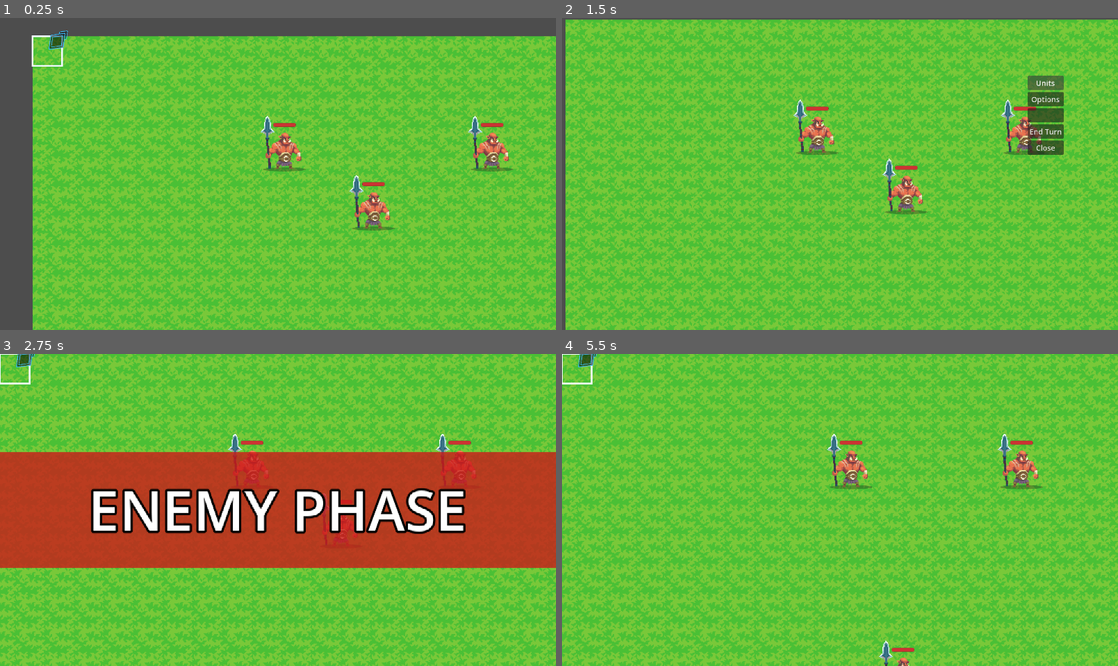
Above: before the commit, frames 1-4 (two rows, left to right).
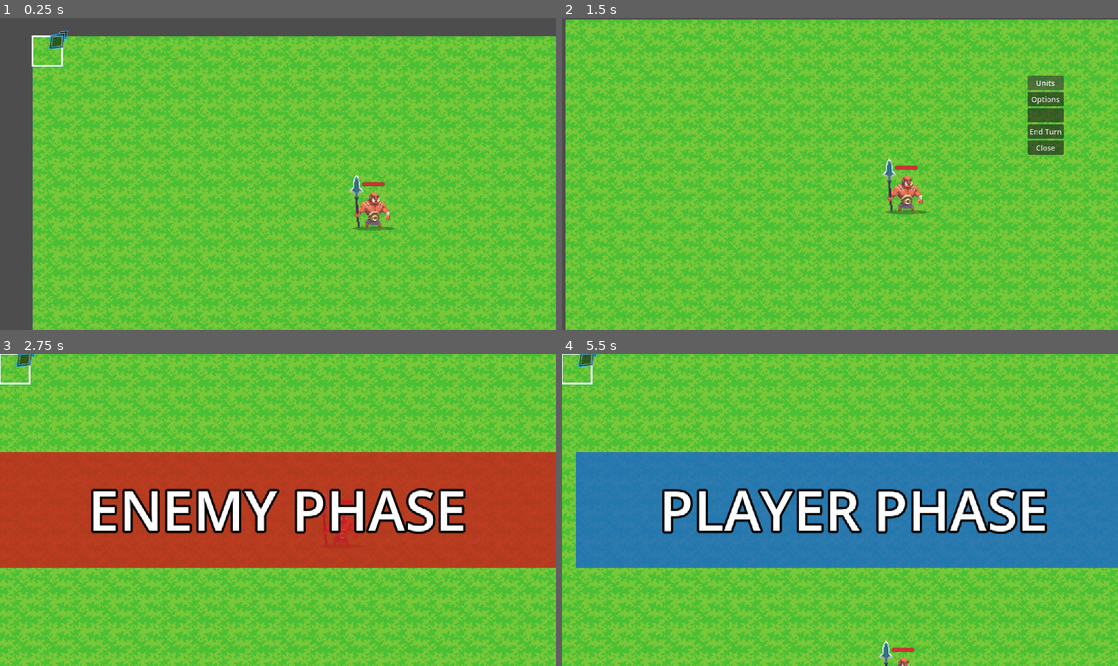
Above: after the commit, the same moments.

Repository: TheKangGaming/bloomblight
Game: Godot game, scene res://scenes/level/CombatMap_1.tscn
The game is run twice, just before and just after one commit, with the same random seed, the same clock (stepped at 60 frames per second) and the same inputs. This scene is started directly instead of the project's main scene.
Inputs (mouse positions are in pixels of both pictures, inside the frame that each line leads up to):
- Up to frame 1 (0.25 s): no input
- Up to frame 2 (1.5 s): tap Enter (menu_toggle) at 0.5 s; move the mouse to (962, 158) at 0.52 s; hold D (right) 0.53-1.25 s; tap Space (action) at 0.6 s; click (962, 158) at 0.67 s; click "Units" at 1.25 s
- Up to frame 3 (2.75 s): click "End Turn" at 2 s
- Up to frame 4 (5.5 s): move the mouse to (728, 525) at 2.77 s; hold S (down) 2.78-3.53 s; click (728, 525) at 2.85 s; tap E (confirm) at 3.5 s; move the mouse to (895, 441) at 3.52 s; hold D (right) 3.53-4.28 s; hold E (confirm) 3.53-4.28 s; move the mouse to (812, 572) at 4.27 s; hold 1 (tool_forward) 4.28-5.03 s; tap Shift (run) at 4.35 s; click (812, 572) at 4.42 s; move the mouse to (1006, 556) at 5.02 s; hold A (left) from 5.03 s (still down); hold Mouse wheel down (tool_backward) from 5.03 s (still down)

The runs differ from the first frame. In frame 1, 1.3% of the frame differs, in the area x 46-93%, y 31-50%; in frame 2, 1.2%; in frame 3, 0.6%; in frame 4, 37%, in the area x 2-100%, y 25-69%.

Commit message:
Update CombatMap_1.tscn

Diff:
--- a/scenes/level/CombatMap_1.tscn
+++ b/scenes/level/CombatMap_1.tscn
@@ -349,30 +349,6 @@
 max_hp = 15
 mov = 3
 
-[sub_resource type="Resource" id="Resource_hejk3"]
-script = ExtResource("16_vtv1r")
-display_name = "Orc"
-class_data = ExtResource("13_vtv1r")
-metadata/_custom_type_script = "uid://dinfajkodigdx"
-
-[sub_resource type="Resource" id="Resource_t05iy"]
-script = ExtResource("13_d3c05")
-hp = 15
-max_hp = 15
-mov = 3
-
-[sub_resource type="Resource" id="Resource_efnms"]
-script = ExtResource("16_vtv1r")
-display_name = "Orc"
-class_data = ExtResource("13_vtv1r")
-metadata/_custom_type_script = "uid://dinfajkodigdx"
-
-[sub_resource type="Resource" id="Resource_x18w8"]
-script = ExtResource("13_d3c05")
-hp = 15
-max_hp = 15
-mov = 3
-
 [sub_resource type="Resource" id="Resource_yjnxd"]
 script = ExtResource("16_vtv1r")
 display_name = "Savannah"
@@ -471,21 +447,10 @@
 character_data = SubResource("Resource_ddai4")
 current_stats = SubResource("Resource_mwyqx")
 
-[node name="Orc2" parent="GameBoard" unique_id=1345977684 instance=ExtResource("11_qga0l")]
-position = Vector2(272, 143)
-character_data = SubResource("Resource_hejk3")
-current_stats = SubResource("Resource_t05iy")
-
-[node name="Orc3" parent="GameBoard" unique_id=1083859874 instance=ExtResource("11_qga0l")]
-position = Vector2(509, 147)
-character_data = SubResource("Resource_efnms")
-current_stats = SubResource("Resource_x18w8")
-
 [node name="Savannah" parent="GameBoard" unique_id=376372171 instance=ExtResource("14_d3c05")]
 position = Vector2(383, 438)
 character_data = SubResource("Resource_yjnxd")
 current_stats = SubResource("Resource_rmf8s")
-level = 10
 
 [node name="AudioStreamPlayer" type="AudioStreamPlayer" parent="." unique_id=907970081]
 stream = ExtResource("12_qga0l")
